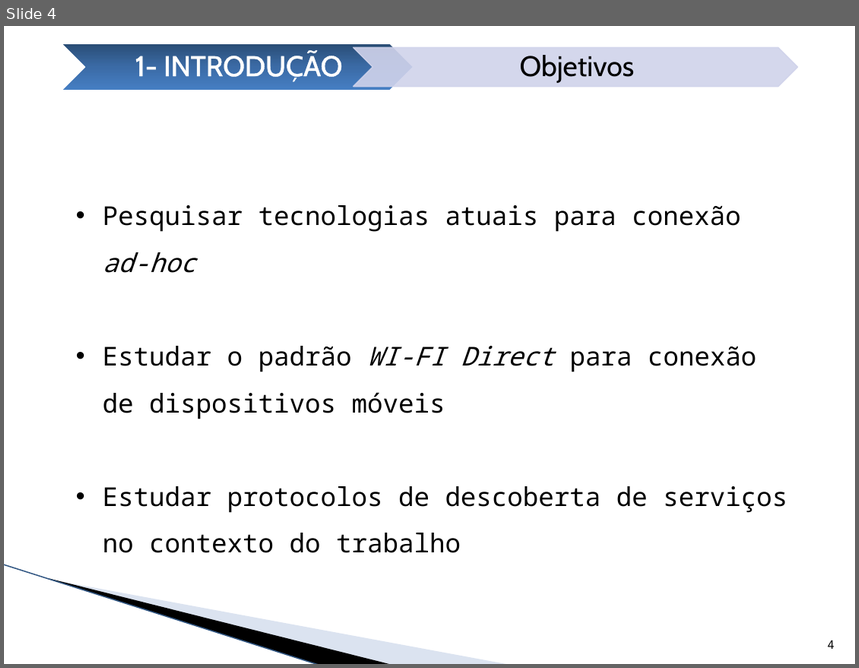
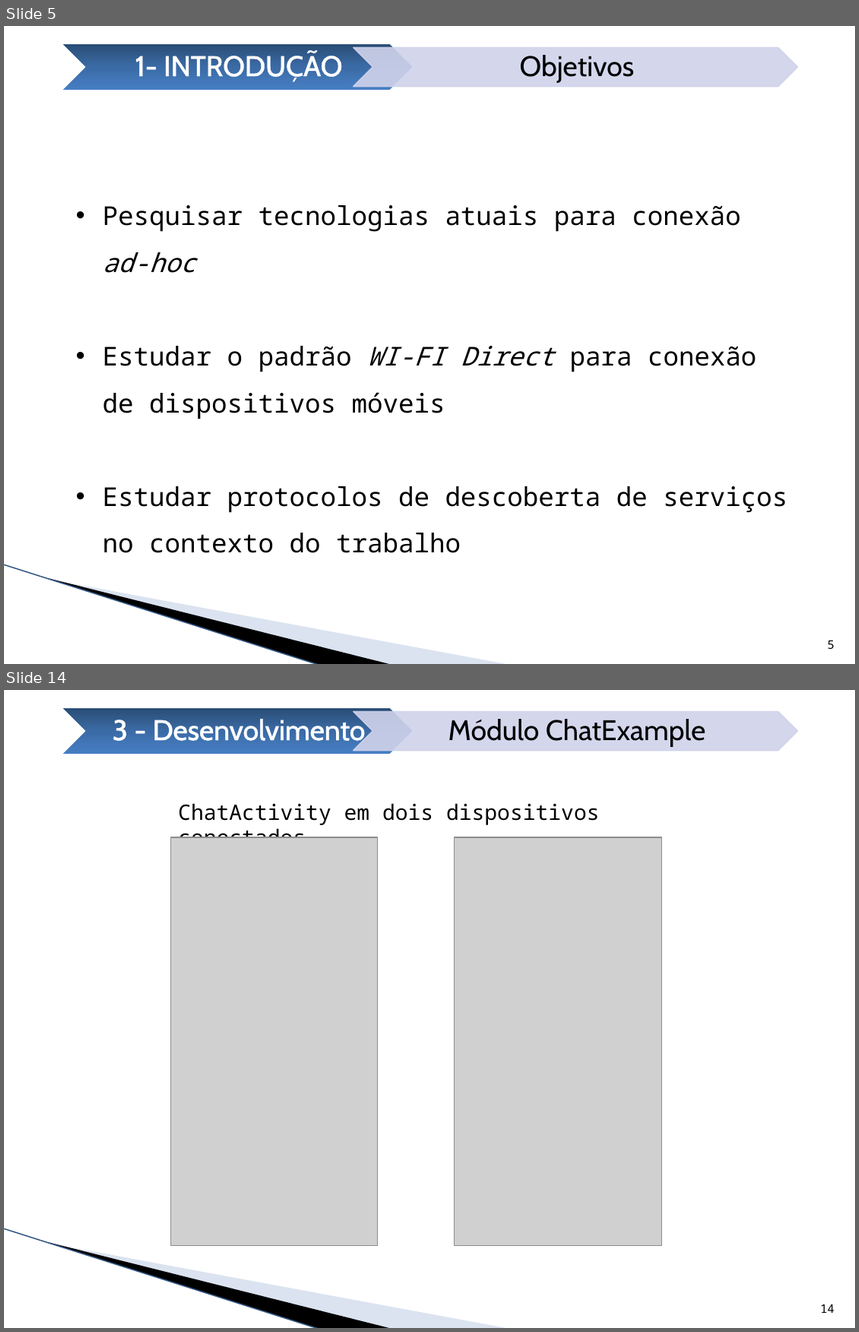
Before and after one commit to alvarollmenezes/servicediscoverypg, a slide deck: Apresentacao/PG.pptx. Shown one above the other, each under a label of ours: slide 4 before the commit, slides 5 and 14 after it; the slides between them are not shown. The pictures are 859x668 and 859x1332 pixels, drawn with LibreOffice and Linux fonts; fonts in the diff are those of the drawing; grey boxes stand for pictures; background and template pictures are left out. Boxes give left, top, right and bottom in pixels: in the first picture for what was removed or moved away, otherwise in the second. Text is boxed around its words. In the diff, an @@ line names an element or a change of style, - is before the commit and + after.

```diff
--- a/Apresentacao/PG.pptx
+++ b/Apresentacao/PG.pptx
@@ slide 14 added at (4,690,855,1328), background #FFFFFF; not listed: 3 template elements that a slide beside it also shows @@
@@ group added at (61,708,798,755): 2 chevrons, 2 texts @@
+3 - Desenvolvimento
+Módulo ChatExample
@@ text added at (178,803,600,838), 18 pt, text #000000 @@
+ChatActivity em dois dispositivos conectados
@@ picture added at (171,837,378,1246) @@
@@ picture added at (454,837,662,1246) @@
@@ page number added at (820,1304,835,1313), 10 pt, text #000000 @@
+14
@@ what was slide 4 is now slide 5 @@
@@ page number at (828,641,835,649): text changed @@
-4
+5
```
Also in this commit, not shown: 3 slides changed, 9 other slides added, 3 other files.
